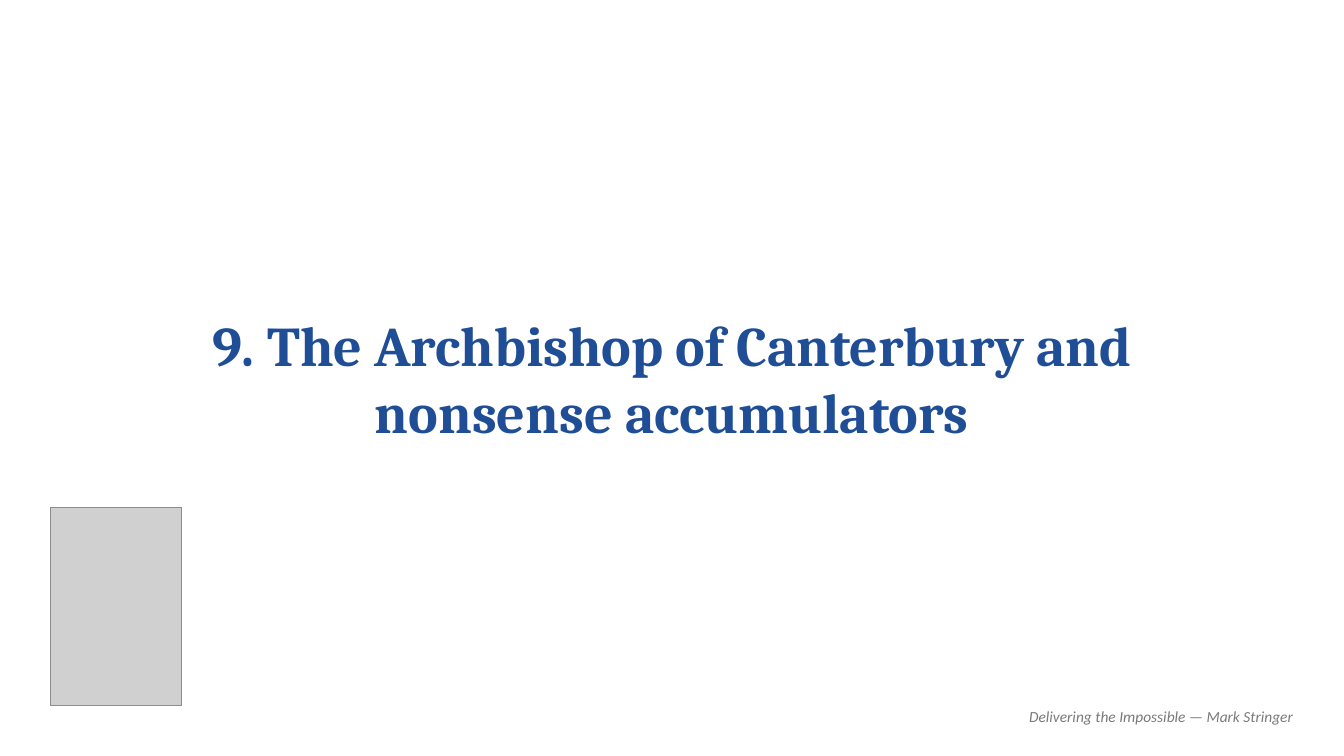
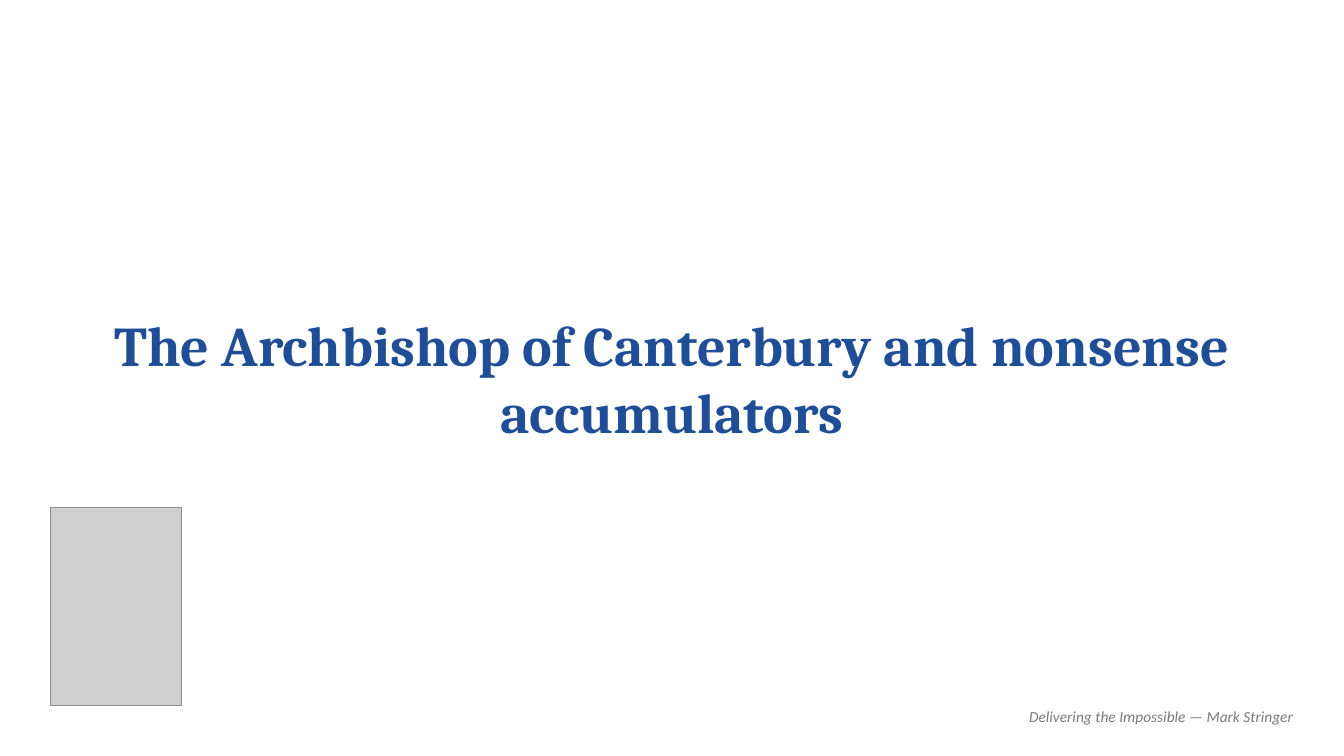
Before and after one commit to MarkStringer/MarketingControlPlane, a slide deck: slide 7 of templates/book-cover-slide-template.pptx. Drawn at 1344x756 pixels with LibreOffice and Linux fonts; fonts in the diff are those of the drawing; grey boxes stand for pictures. Boxes give left, top, right and bottom in pixels: in the first picture for what was removed or moved away, otherwise in the second. Text is boxed around its words. In the diff, an @@ line names an element or a change of style, - is before the commit and + after.

```diff
--- a/templates/book-cover-slide-template.pptx
+++ b/templates/book-cover-slide-template.pptx
@@ text at <box>114,326,1229,434</box>: text changed @@
-9. The Archbishop of Canterbury and nonsense accumulators
+The Archbishop of Canterbury and nonsense accumulators
```
Also in this commit, not shown: 9 other slides changed, 1 slide added.
